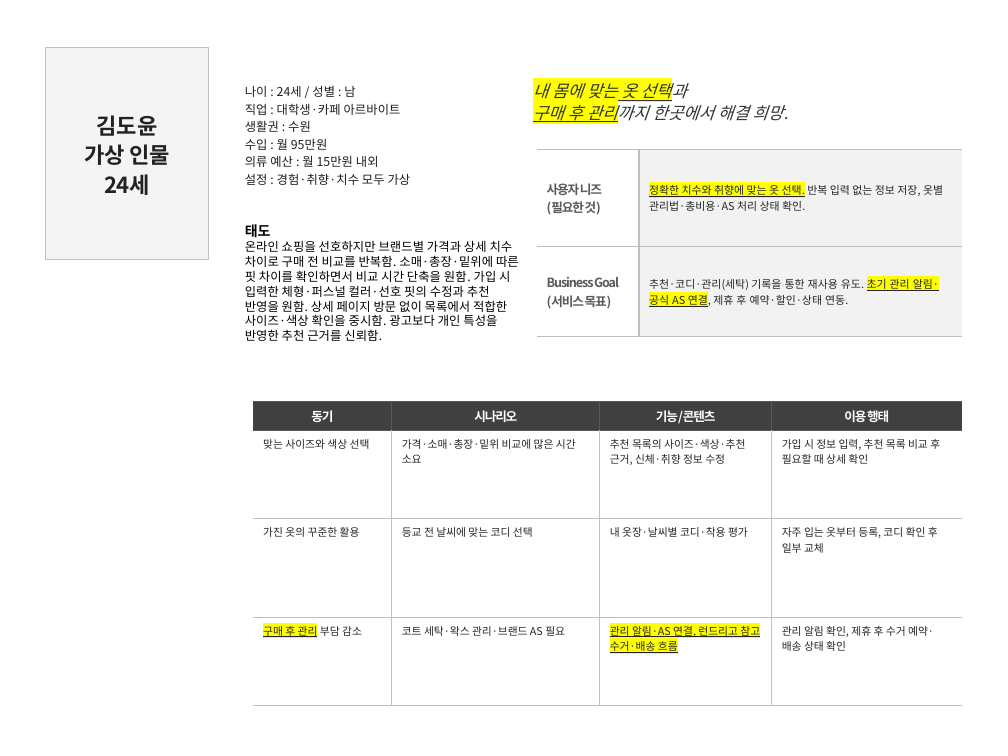
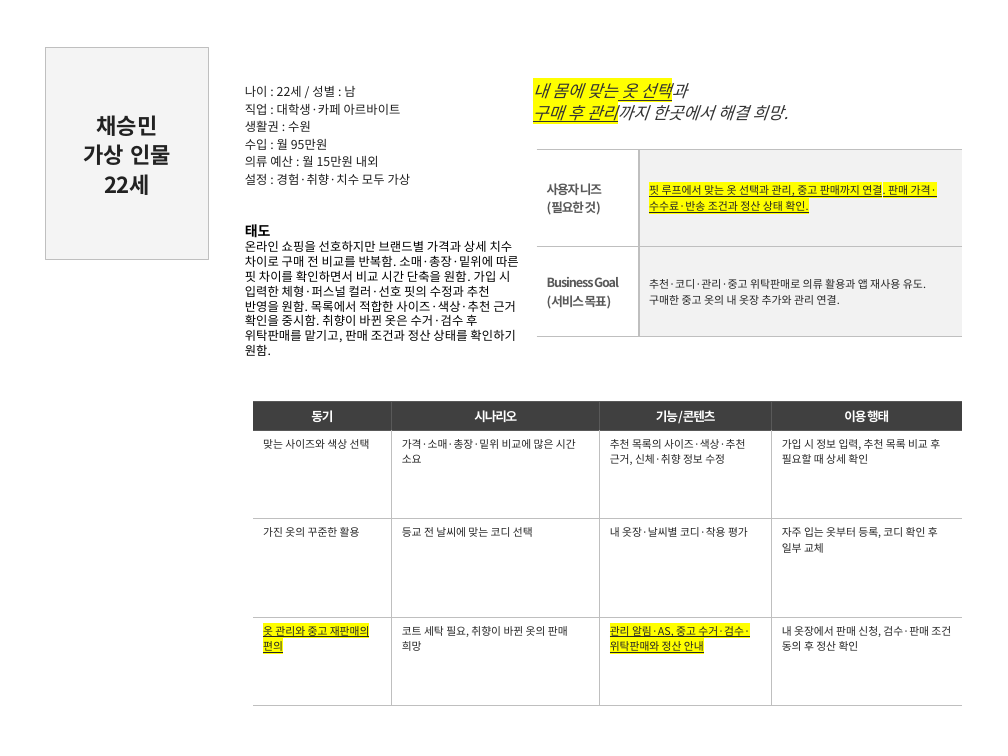
Before and after one commit to chaealex/AIserviceDEV, a slide deck: slide 1 of 의류추천_팀프로젝트_페르소나.pptx. Drawn at 1008x756 pixels with LibreOffice and Linux fonts; fonts in the diff are those of the drawing. Boxes give left, top, right and bottom in pixels: in the first picture for what was removed or moved away, otherwise in the second. Text is boxed around its words. In the diff, an @@ line names an element or a change of style, - is before the commit and + after.

```diff
--- a/의류추천_팀프로젝트_페르소나.pptx
+++ b/의류추천_팀프로젝트_페르소나.pptx
@@ text at [245,86,355,97]: text changed @@
-나이 : 24세 / 성별 : 남
+나이 : 22세 / 성별 : 남
@@ text in rectangle at [97,115,158,136]: text changed @@
-김도윤
+채승민
@@ table at [536,149,962,336] @@
-row 1, column 2: 정확한 치수와 취향에 맞는 옷 선택. 반복 입력 없는 정보 저장, 옷별 관리법·총비용·AS 처리 상태 확인.
+row 1, column 2: 핏 루프에서 맞는 옷 선택과 관리, 중고 판매까지 연결. 판매 가격·수수료·반송 조건과 정산 상태 확인.
-row 2, column 2: 추천·코디·관리(세탁) 기록을 통한 재사용 유도. 초기 관리 알림·공식 AS 연결, 제휴 후 예약·할인·상태 연동.
+row 2, column 2: 추천·코디·관리·중고 위탁판매로 의류 활용과 앱 재사용 유도. 구매한 중고 옷의 내 옷장 추가와 관리 연결.
@@ text in rectangle at [104,174,150,195]: text changed @@
-24세
+22세
@@ text at [245,240,519,356]: text changed @@
-온라인 쇼핑을 선호하지만 브랜드별 가격과 상세 치수 차이로 구매 전 비교를 반복함. 소매·총장·밑위에 따른 핏 차이를 확인하면서 비교 시간 단축을 원함. 가입 시 입력한 체형·퍼스널 컬러·선호 핏의 수정과 추천 반영을 원함. 상세 페이지 방문 없이 목록에서 적합한 사이즈·색상 확인을 중시함. 광고보다 개인 특성을 반영한 추천 근거를 신뢰함.
+온라인 쇼핑을 선호하지만 브랜드별 가격과 상세 치수 차이로 구매 전 비교를 반복함. 소매·총장·밑위에 따른 핏 차이를 확인하면서 비교 시간 단축을 원함. 가입 시 입력한 체형·퍼스널 컬러·선호 핏의 수정과 추천 반영을 원함. 목록에서 적합한 사이즈·색상·추천 근거 확인을 중시함. 취향이 바뀐 옷은 수거·검수 후 위탁판매를 맡기고, 판매 조건과 정산 상태를 확인하기 원함.
@@ table at [253,401,963,702] @@
-row 4: 구매 후 관리 부담 감소 | 코트 세탁·왁스 관리·브랜드 AS 필요 | 관리 알림·AS 연결, 런드리고 참고 수거·배송 흐름 | 관리 알림 확인, 제휴 후 수거 예약·배송 상태 확인
+row 4: 옷 관리와 중고 재판매의 편의 | 코트 세탁 필요, 취향이 바뀐 옷의 판매 희망 | 관리 알림·AS, 중고 수거·검수·위탁판매와 정산 안내 | 내 옷장에서 판매 신청, 검수·판매 조건 동의 후 정산 확인
```
